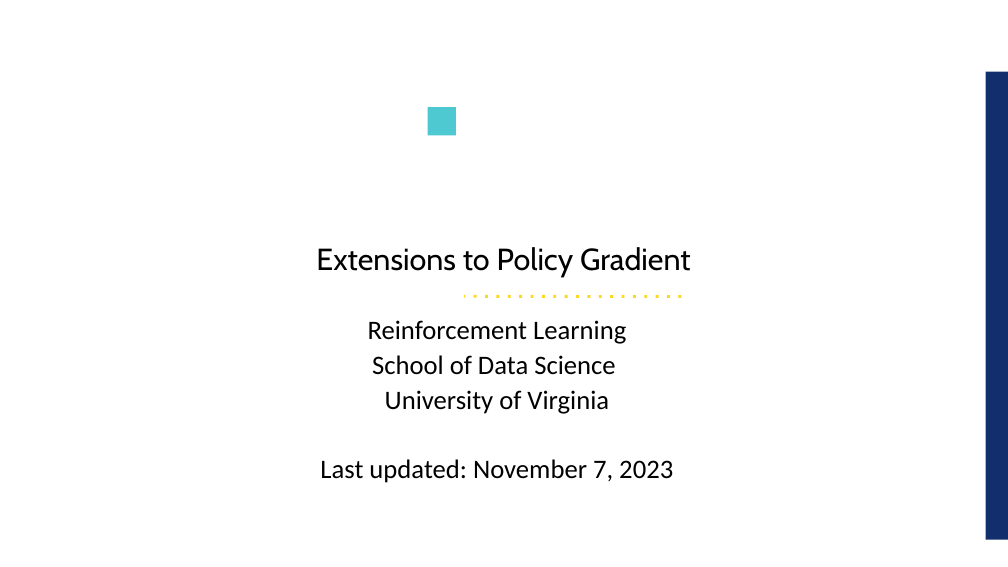
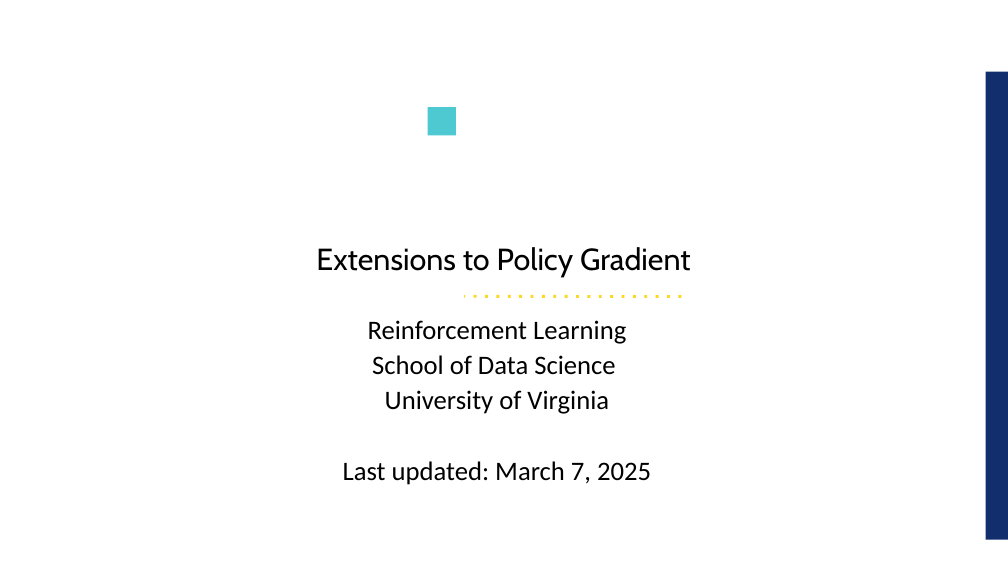
Before and after one commit to UVADS/reinforcement_learning, a slide deck: slide 1 of 08_policy_gradients_extensions/policy_gradients_extensions.ppt. Drawn at 1008x567 pixels with LibreOffice and Linux fonts; fonts in the diff are those of the drawing; background and template pictures are left out. Boxes give left, top, right and bottom in pixels: in the first picture for what was removed or moved away, otherwise in the second. Text is boxed around its words. In the diff, an @@ line names an element or a change of style, - is before the commit and + after.

```diff
--- a/08_policy_gradients_extensions/policy_gradients_extensions.ppt
+++ b/08_policy_gradients_extensions/policy_gradients_extensions.ppt
@@ text at (x1=343, y1=461, x2=651, y2=485): text changed @@
-Last updated: November 7, 2023
+Last updated: March 7, 2025
```
Also in this commit, not shown: 2 other slides changed, 6 slides added, 4 other files.
